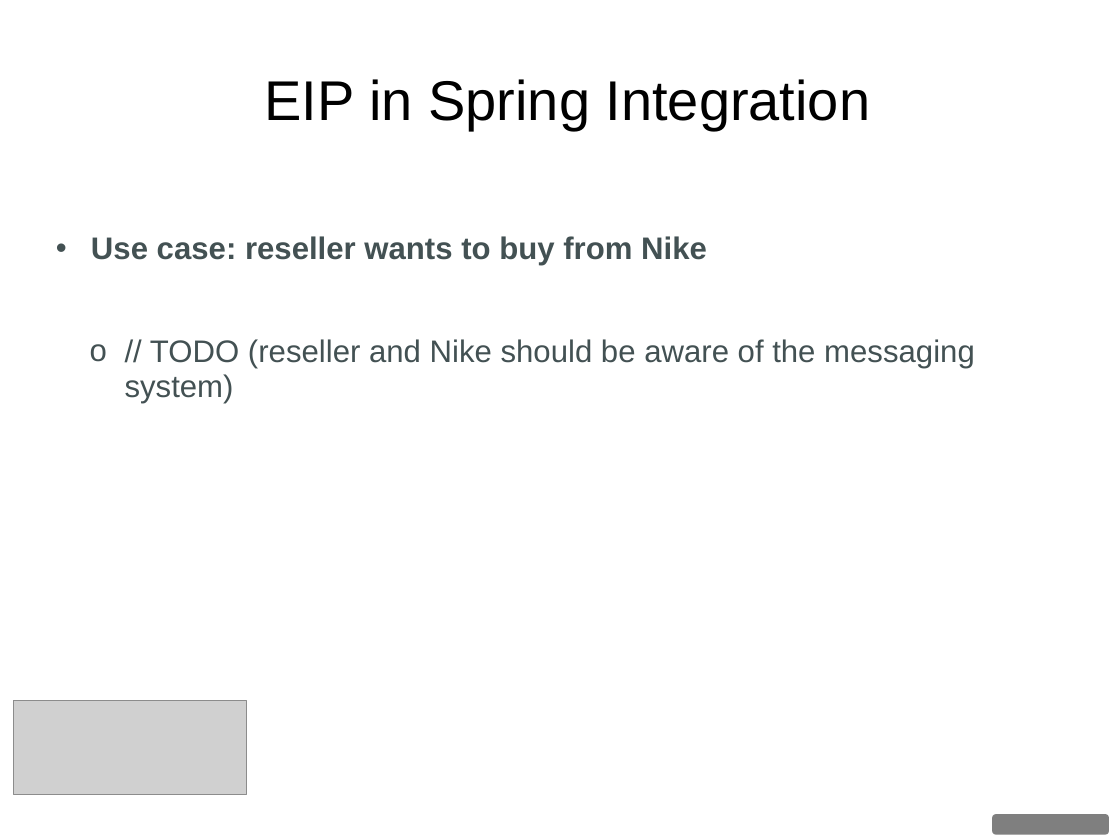
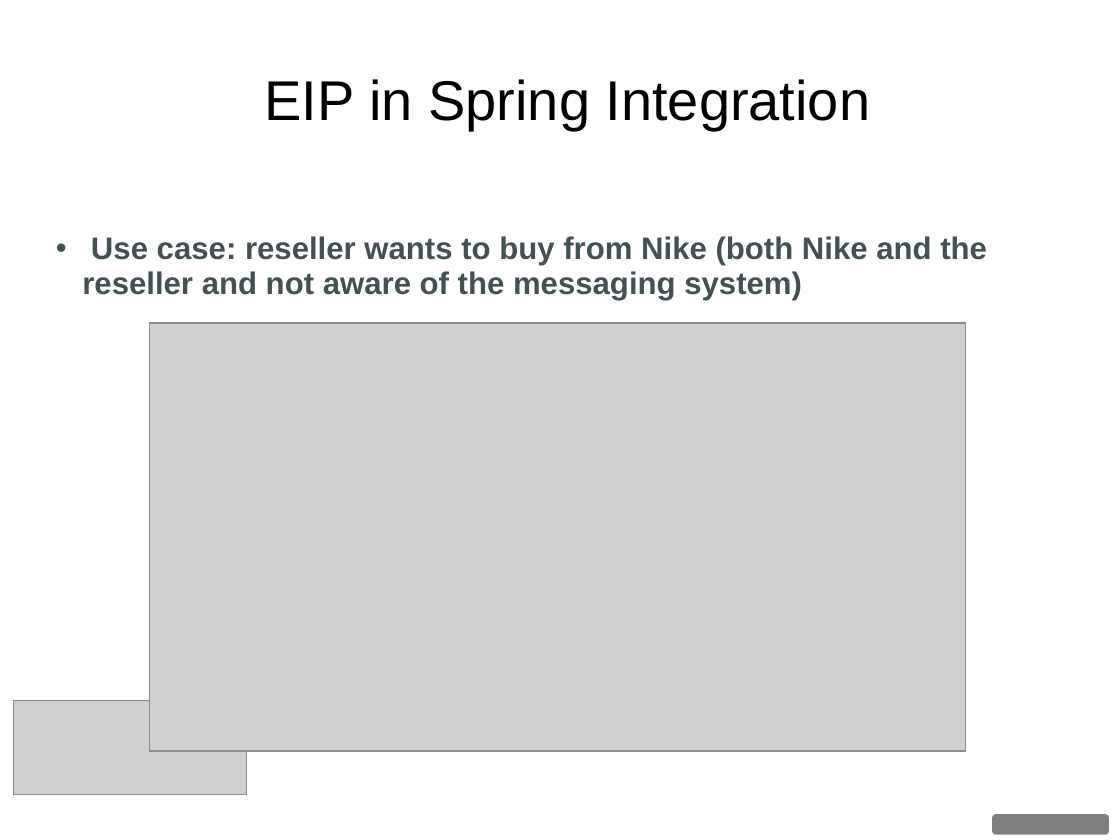
Before and after one commit to dgyordanov/springintegration, a slide deck: slide 22 of Spring_Integration.ppt (slide 13 before the commit). Drawn at 1120x840 pixels with LibreOffice and Linux fonts; fonts in the diff are those of the drawing; grey boxes stand for pictures; background and template pictures are left out. Boxes give left, top, right and bottom in pixels: in the first picture for what was removed or moved away, otherwise in the second. Text is boxed around its words. In the diff, an @@ line names an element or a change of style, - is before the commit and + after.

```diff
--- a/Spring_Integration.ppt
+++ b/Spring_Integration.ppt
@@ text at <box>82,236,987,300</box>: text changed; bold on @@
-• Use case: reseller wants to buy from Nike
-  o // TODO (reseller and Nike should be aware of the messaging system)
+• Use case: reseller wants to buy from Nike (both Nike and the reseller and not aware of the messaging system)
@@ picture added at <box>149,323,965,750</box> @@
```
Also in this commit, not shown: 12 other slides changed, 1 slide added, 6 other files.
